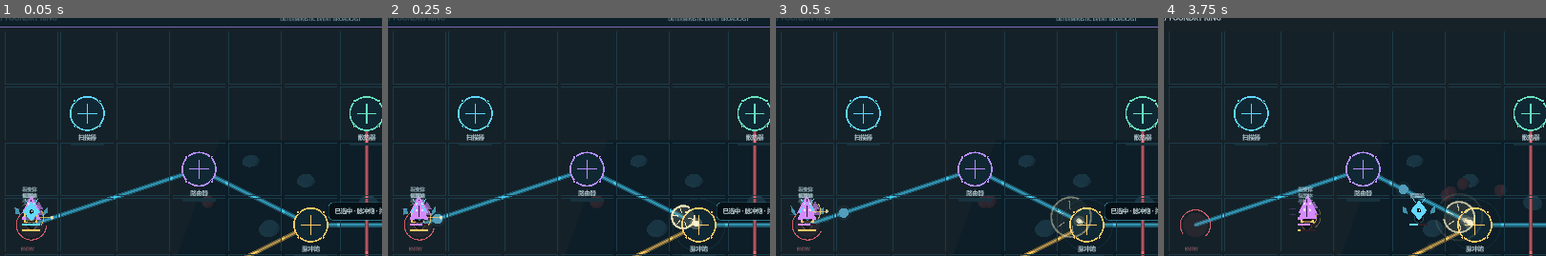
Above: before the commit, frames 1-4 (left to right).
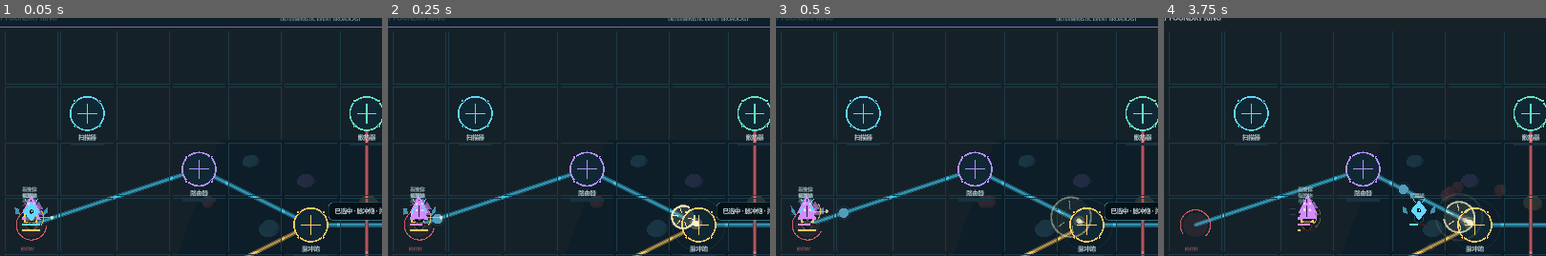
Above: after the commit, the same moments.

Repository: wsw12321/circuit-bastion
Game: Godot game, scene res://scenes/main.tscn
The game is run twice, just before and just after one commit, with the same random seed, the same clock (stepped at 60 frames per second) and the same inputs.
Inputs:
- Up to frame 1 (0.05 s): no input
- Up to frame 2 (0.25 s): no input
- Up to frame 3 (0.5 s): no input
- Up to frame 4 (3.75 s): click "暂停" at 0.5 s; click "继续" at 1.25 s; click "1×" at 2 s; click "2×" at 2.75 s; click "4×" at 3.5 s
The pictures show only the part of the screen within x 8-58%, y 13-63%; the shares and areas given below are measured in that part.

The runs differ from the first frame. In frame 1, less than 0.1% of the frame differs, in the area x 94-98%, y 74-76%; in frame 2, less than 0.1%; in frame 3, less than 0.1%; in frame 4, less than 0.1%, in the area x 75-98%, y 67-76%.

Commit message:
feat: constrain 3D actors with native module bodies

Diff:
--- a/gameplay/world/module_area_3d.gd
+++ b/gameplay/world/module_area_3d.gd
@@ -17,6 +17,7 @@
 var health := 100
 var contact_radius := 0.62
 var _configured := false
+var _mesh_material: StandardMaterial3D
 
 func _ready() -> void:
 	collision_layer = MODULE_COLLISION_LAYER
@@ -29,6 +30,16 @@
 	sphere.radius = contact_radius
 	shape.shape = sphere
 	add_child(shape)
+	var blocker := StaticBody3D.new()
+	blocker.name = "ModuleCollisionBody"
+	blocker.collision_layer = MODULE_COLLISION_LAYER
+	blocker.collision_mask = ENEMY_COLLISION_LAYER
+	var blocker_shape := CollisionShape3D.new()
+	var blocker_sphere := SphereShape3D.new()
+	blocker_sphere.radius = contact_radius
+	blocker_shape.shape = blocker_sphere
+	blocker.add_child(blocker_shape)
+	add_child(blocker)
 	var mesh_instance := MeshInstance3D.new()
 	mesh_instance.name = "ModuleMesh"
 	var mesh := CylinderMesh.new()
@@ -41,12 +52,16 @@
 	material.albedo_color = _tint()
 	material.emission_enabled = true
 	material.emission = material.albedo_color * 0.16
+	_mesh_material = material
 	mesh_instance.material_override = material
 	add_child(mesh_instance)
 
 func configure(state: Dictionary, world_position: Vector3) -> void:
 	module_id = str(state.get("id", module_id))
 	kind = str(state.get("kind", kind))
+	if _mesh_material != null:
+		_mesh_material.albedo_color = _tint()
+		_mesh_material.emission = _mesh_material.albedo_color * 0.16
 	var grid: Dictionary = state.get("grid", {})
 	grid_position = Vector2i(int(grid.get("x", grid_position.x)), int(grid.get("y", grid_position.y)))
 	global_position = world_position
